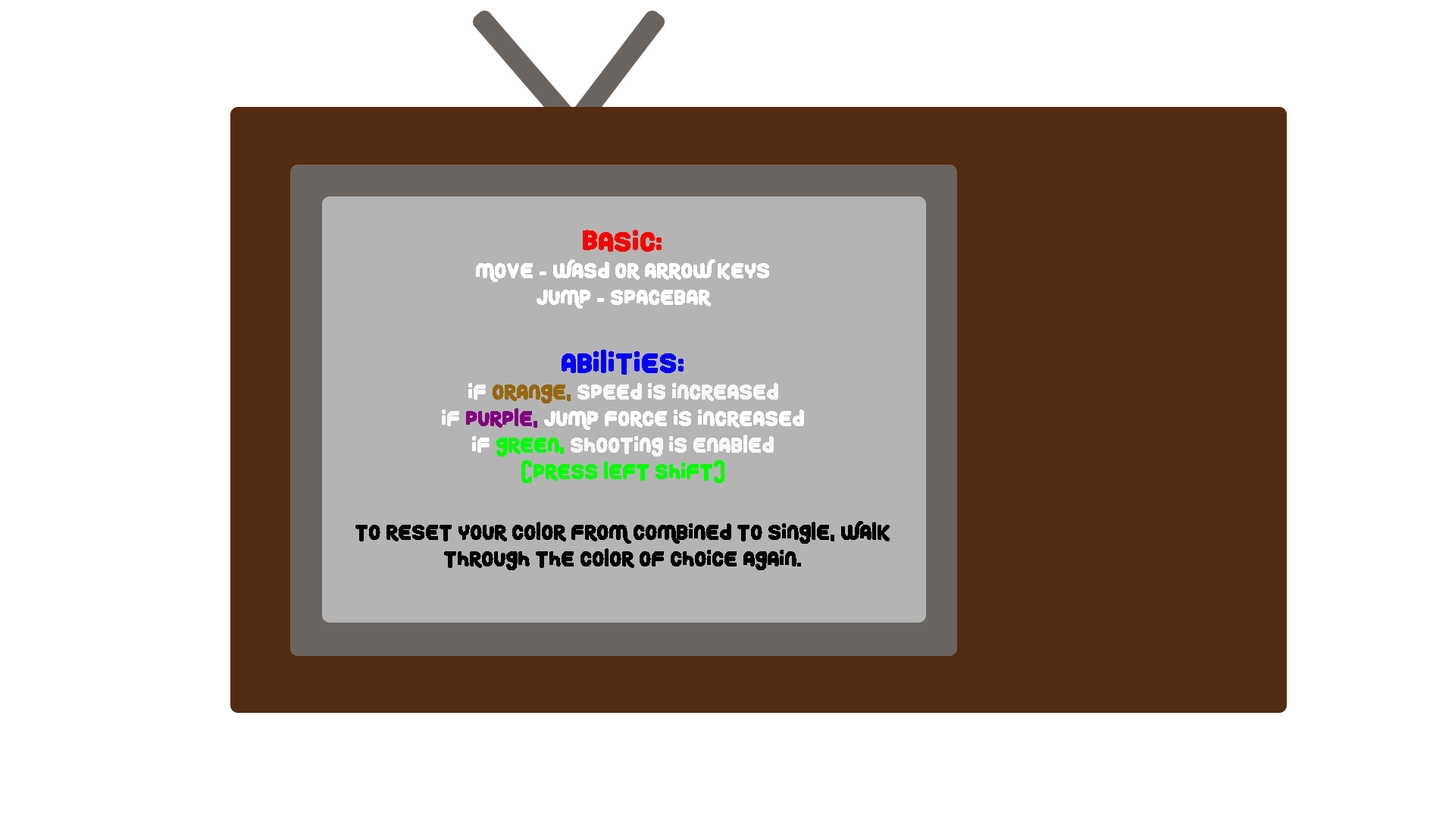
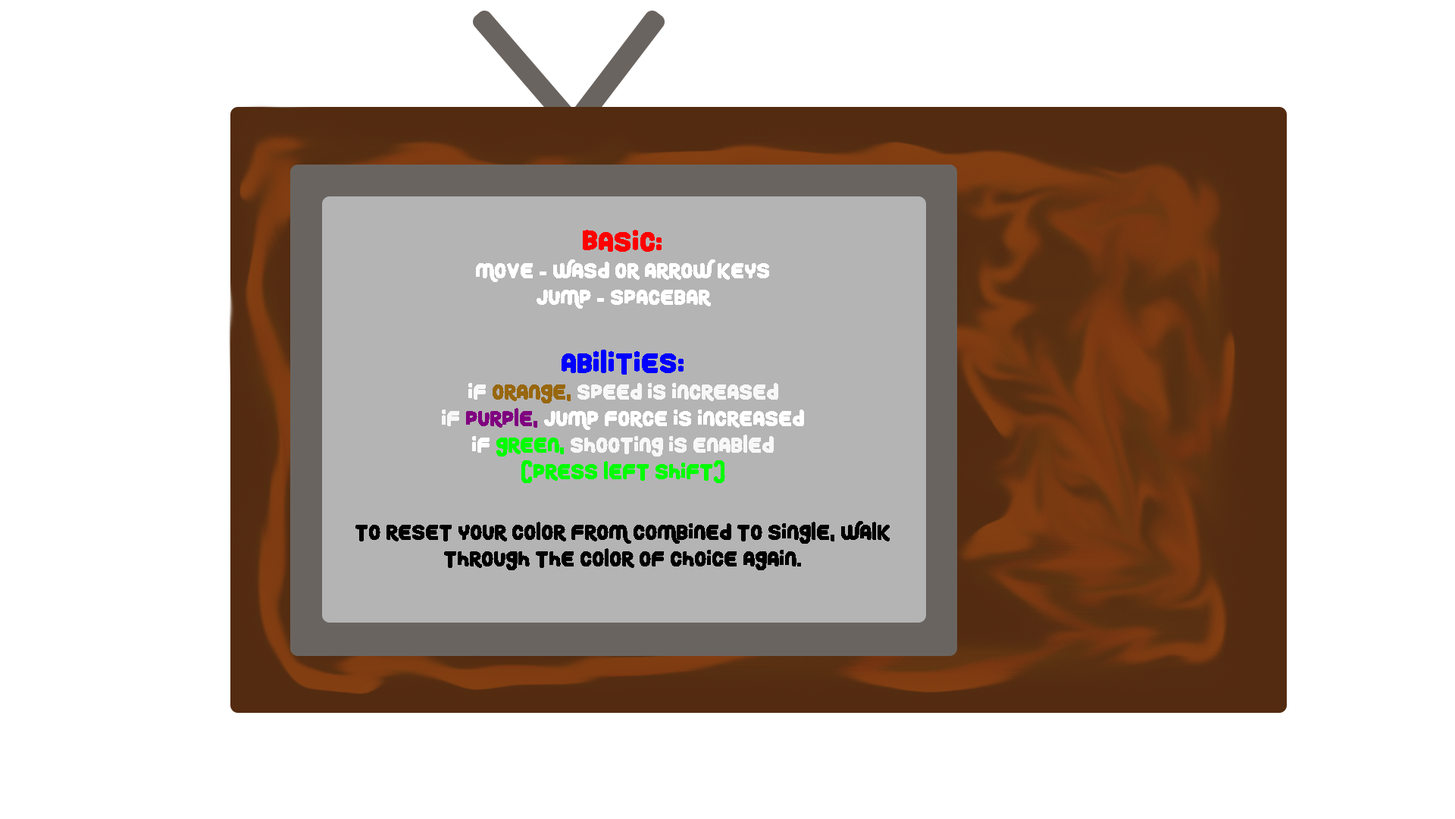
Before/after of a 1455px x 819px layered artwork. What changed in the layer stack:
painted on "Rectangle 1" over bbox(228, 102, 1238, 695)
